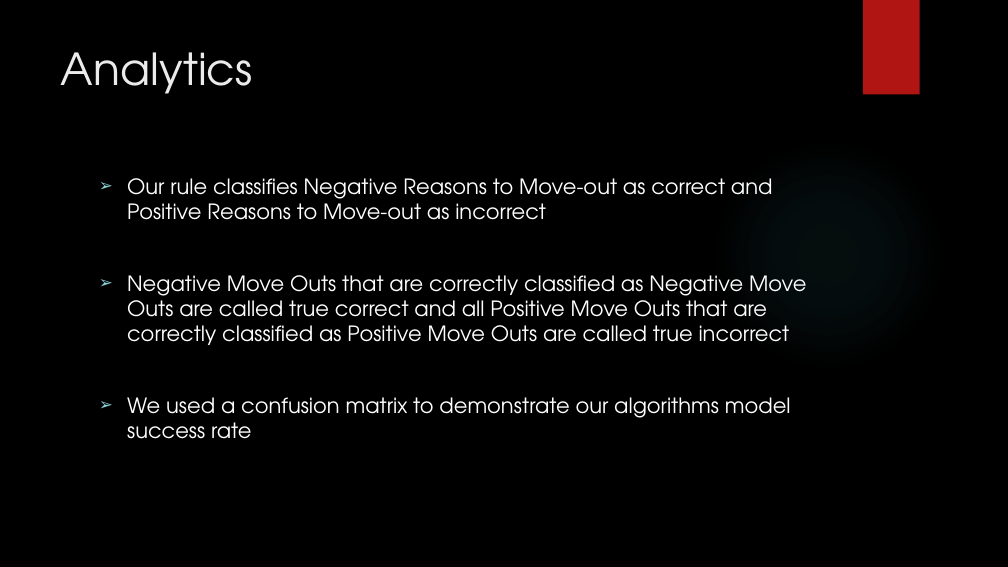
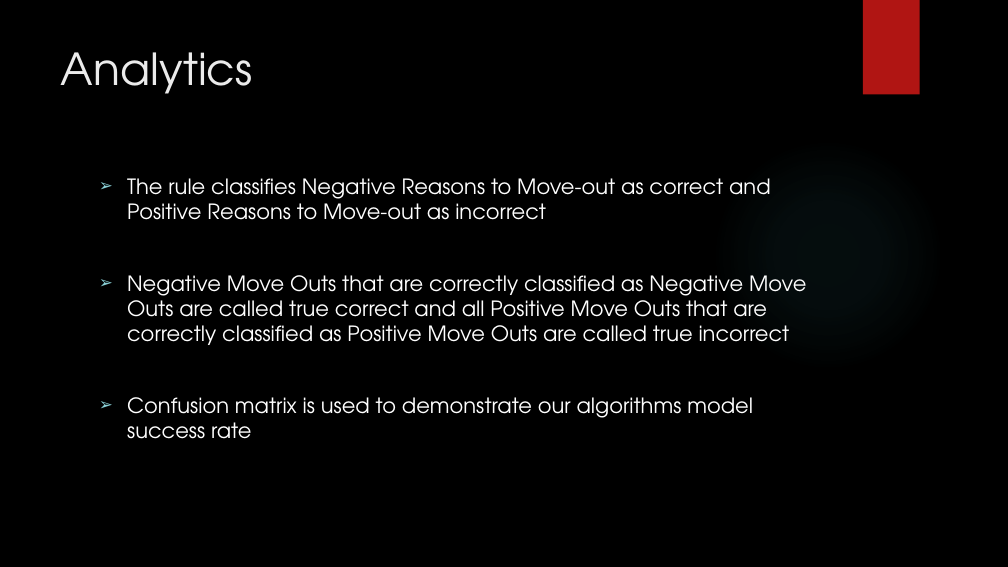
Before and after one commit to mikiwieczorek/Decision-Tree-Classification-Model, a slide deck: slide 12 of Aeon/Aeon_Project.pptx. Drawn at 1008x567 pixels with LibreOffice and Linux fonts; fonts in the diff are those of the drawing; background and template pictures are left out. Boxes give left, top, right and bottom in pixels: in the first picture for what was removed or moved away, otherwise in the second. Text is boxed around its words. In the diff, an @@ line names an element or a change of style, - is before the commit and + after.

Commit message:
Update

```diff
--- a/Aeon/Aeon_Project.pptx
+++ b/Aeon/Aeon_Project.pptx
@@ text at bbox=[127, 178, 771, 220]: text changed @@
-➢ Our rule classifies Negative Reasons to Move-out as correct and Positive Reasons to Move-out as incorrect
+➢ The rule classifies Negative Reasons to Move-out as correct and Positive Reasons to Move-out as incorrect
@@ text at bbox=[127, 397, 753, 439]: text changed @@
-➢ We used a confusion matrix to demonstrate our algorithms model success rate
+➢ Confusion matrix is used to demonstrate our algorithms model success rate
```
Also in this commit, not shown: 4 other slides changed.
